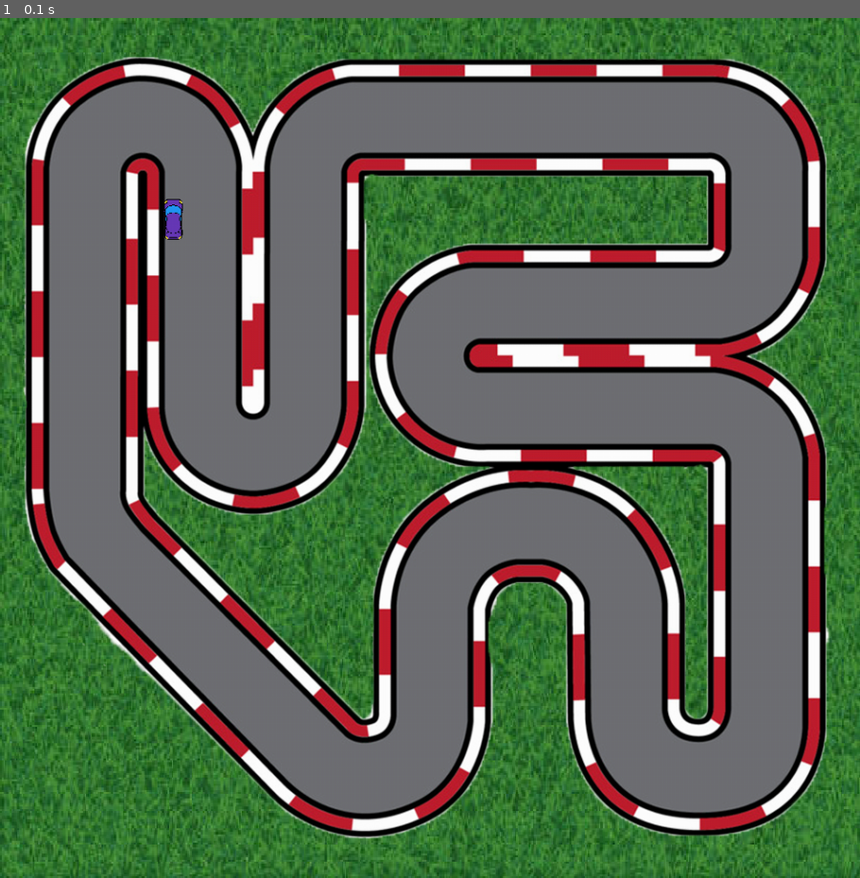
Above: before the commit, frame 1.
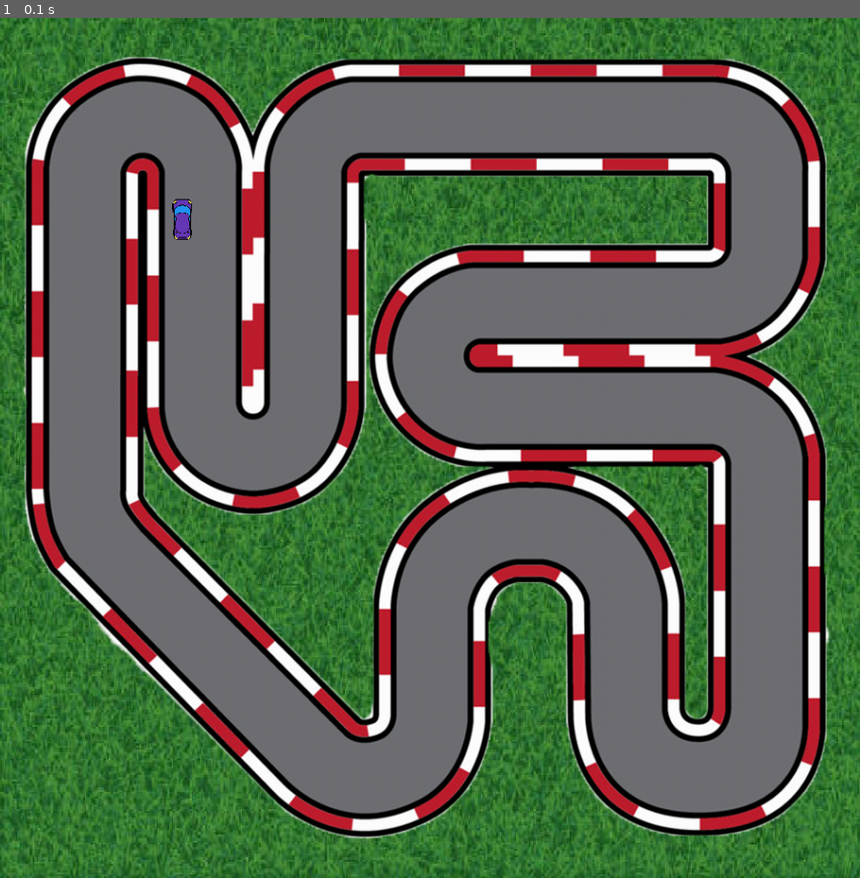
Above: after the commit, the same moment.

Repository: AmirmasoudCS/Pygame-Course
Game: pygame game, started from project_04/main.py
Two runs of this game, one before a commit and one after it. Both use one fixed random seed, a clock stepped at 60 frames per second and the inputs below.
Inputs:
- Up to frame 1 (0.1 s): no input

The runs differ from the first frame. In frame 1, 0.1% of the frame differs, in the area x 19-23%, y 21-26%.

Commit message:
Updating the starting position for the player car

Diff:
--- a/project_04/main.py
+++ b/project_04/main.py
@@ -60,7 +60,7 @@
 
 class PlayerCar(AbstractCar):
 
-    START_POS = (180, 200)
+    START_POS = (190, 200)
     IMG = PURPLE_CAR
 
 
